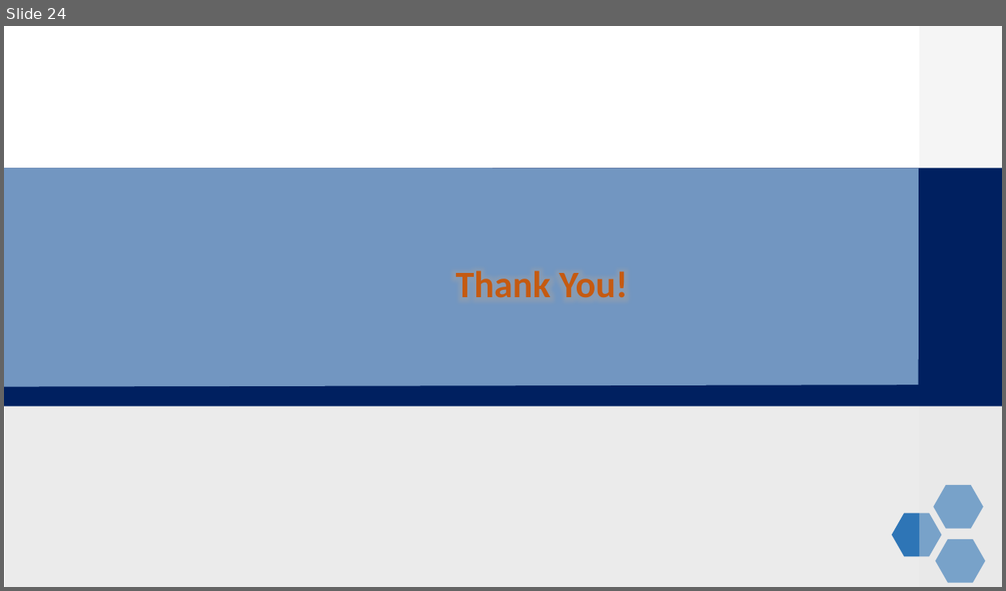
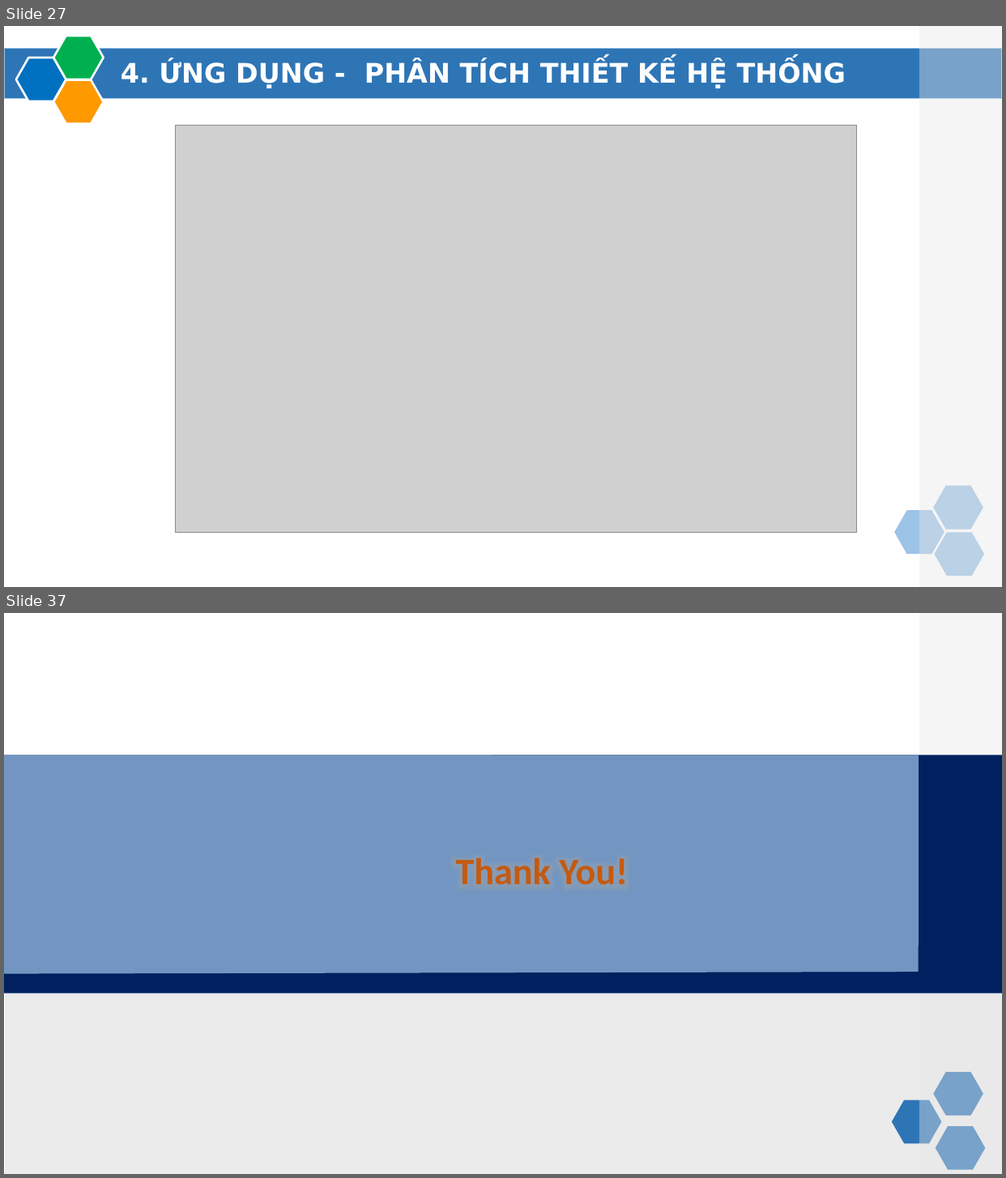
Before and after one commit to sonnc/LuanVan_SonNC_CA190141, a slide deck: LvThs.PPTX. Shown one above the other, each under a label of ours: slide 24 before the commit, slides 27 and 37 after it; the slides between them are not shown. The pictures are 1006x591 and 1006x1178 pixels, drawn with LibreOffice and Linux fonts; fonts in the diff are those of the drawing; grey boxes stand for pictures; background and template pictures are left out. Boxes give left, top, right and bottom in pixels: in the first picture for what was removed or moved away, otherwise in the second. Text is boxed around its words. In the diff, an @@ line names an element or a change of style, - is before the commit and + after.

```diff
--- a/LvThs.PPTX
+++ b/LvThs.PPTX
@@ slide 27 added at [4,26,1002,587], background #FFFFFF @@
@@ rectangle added at [4,49,1002,100], fill #2E75B6, outline #9DC3E6 1 pt @@
@@ hexagon added at [53,36,104,79], fill #00B050, outline #FFFFFF 2 pt @@
@@ rectangle added at [919,26,1002,587], fill #E7E6E6 at 40% opacity @@
@@ hexagon added at [16,58,66,101], fill #0070C0, outline #FFFFFF 2 pt @@
@@ text added at [121,61,846,88], 26 pt, text #FFFFFF, bold @@
+4. ỨNG DỤNG - PHÂN TÍCH THIẾT KẾ HỆ THỐNG
@@ hexagon added at [53,80,104,123], fill #FF9900, outline #FFFFFF 2 pt @@
@@ picture added at [176,125,857,533] @@
@@ hexagon added at [934,485,984,529], fill #9DC3E6 @@
@@ hexagon added at [895,510,945,554], fill #9DC3E6 @@
@@ hexagon added at [935,533,985,576], fill #9DC3E6 @@
@@ what was slide 24 is now slide 37 @@
```
Also in this commit, not shown: 13 slides changed, 16 other slides added, 4 slides removed, 47 other files.
